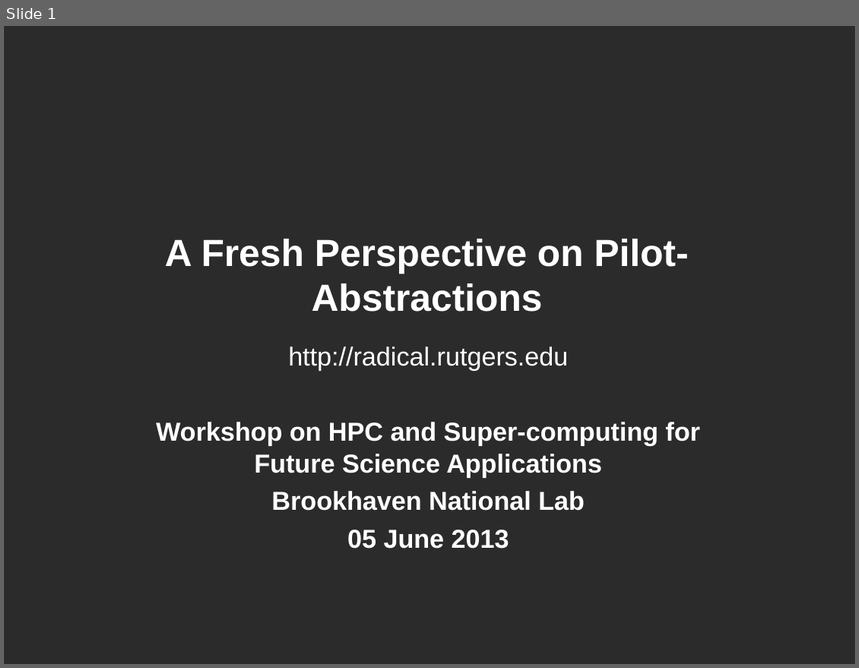
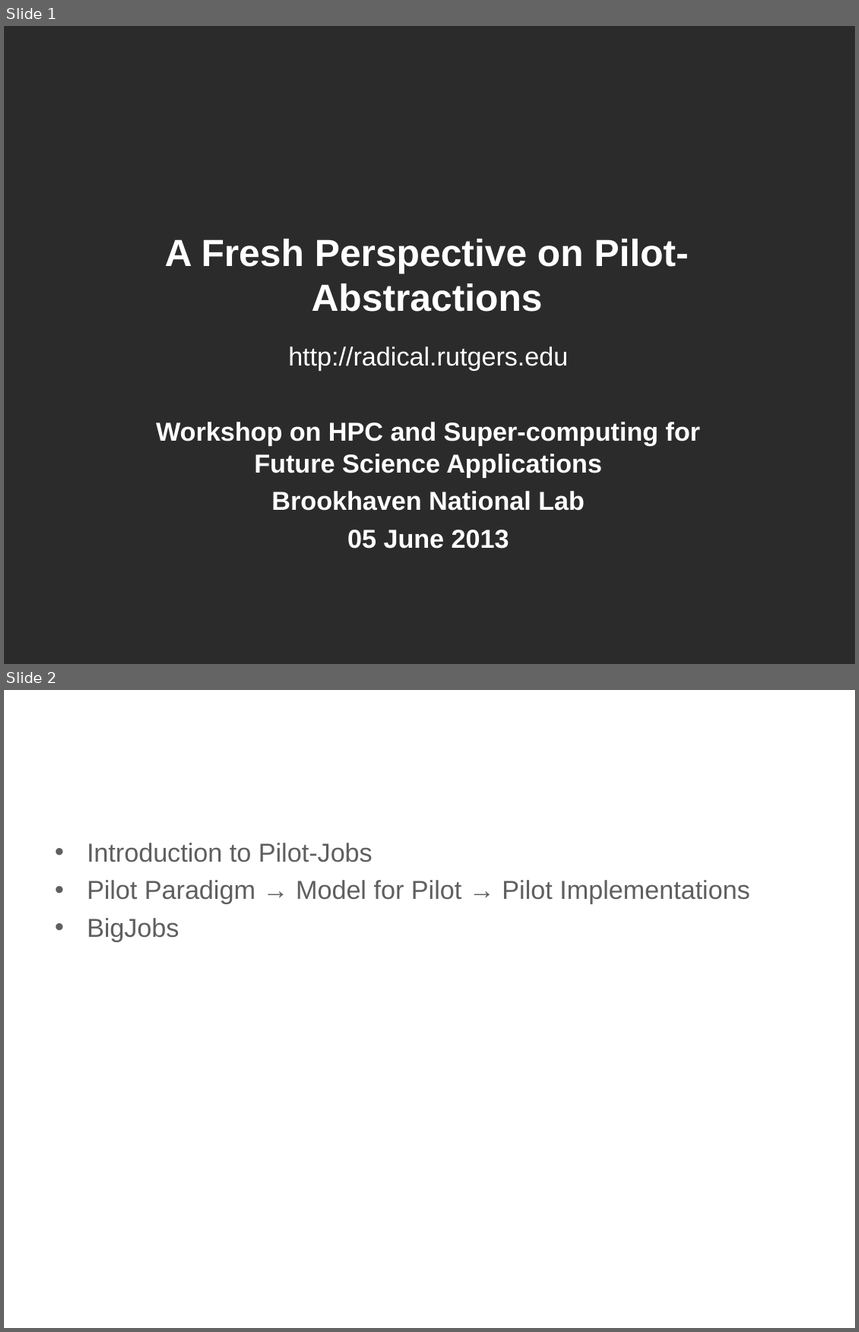
Before and after one commit to saga-project/presentations, a slide deck: bnl-pstar.ppt. Shown one above the other, each under a label of ours: slide 1 before the commit, slides 1 and 2 after it. The pictures are 859x668 and 859x1332 pixels, drawn with LibreOffice and Linux fonts; fonts in the diff are those of the drawing; background and template pictures are left out; a plain dark background stands for a picture behind light text. Boxes give left, top, right and bottom in pixels: in the first picture for what was removed or moved away, otherwise in the second. Text is boxed around its words. In the diff, an @@ line names an element or a change of style, - is before the commit and + after.

```diff
--- a/bnl-pstar.ppt
+++ b/bnl-pstar.ppt
@@ slide 2 added at (4, 690, 855, 1328), background #FFFFFF @@
@@ text added at (87, 843, 750, 942), 22 pt, text #5F5F5F @@
+• Introduction to Pilot-Jobs
+• Pilot Paradigm → Model for Pilot → Pilot Implementations
+• BigJobs
```
Also in this commit, not shown: 11 slides changed, 1 other slide added.
